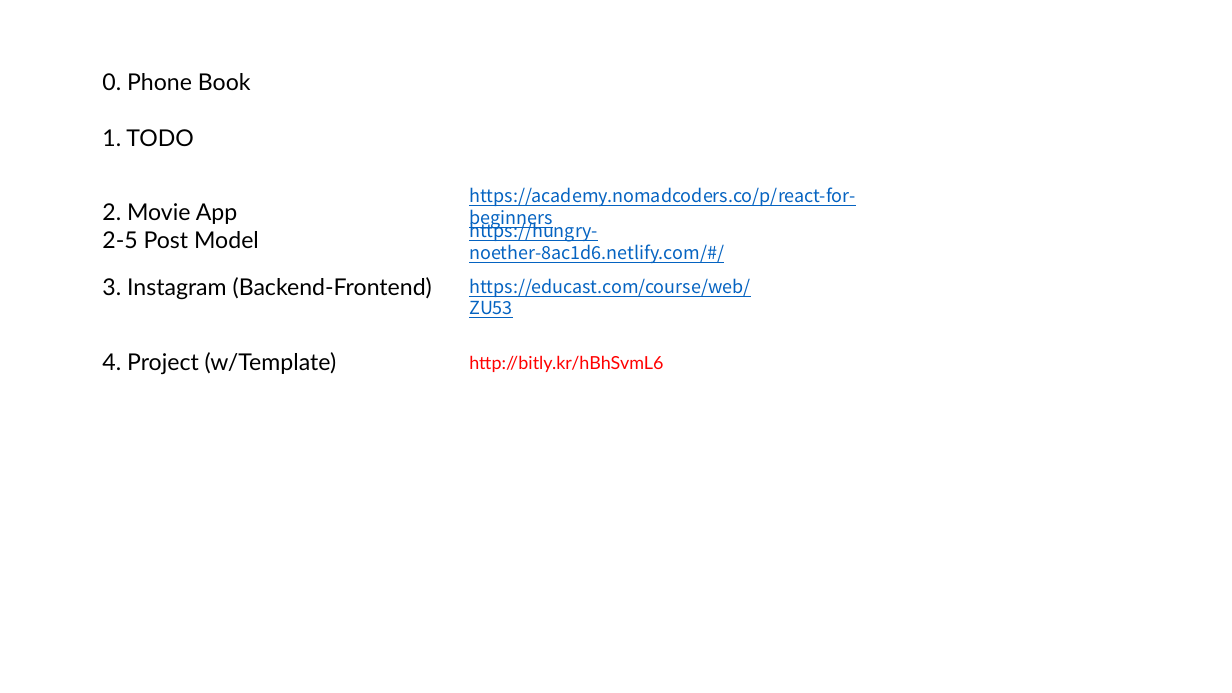
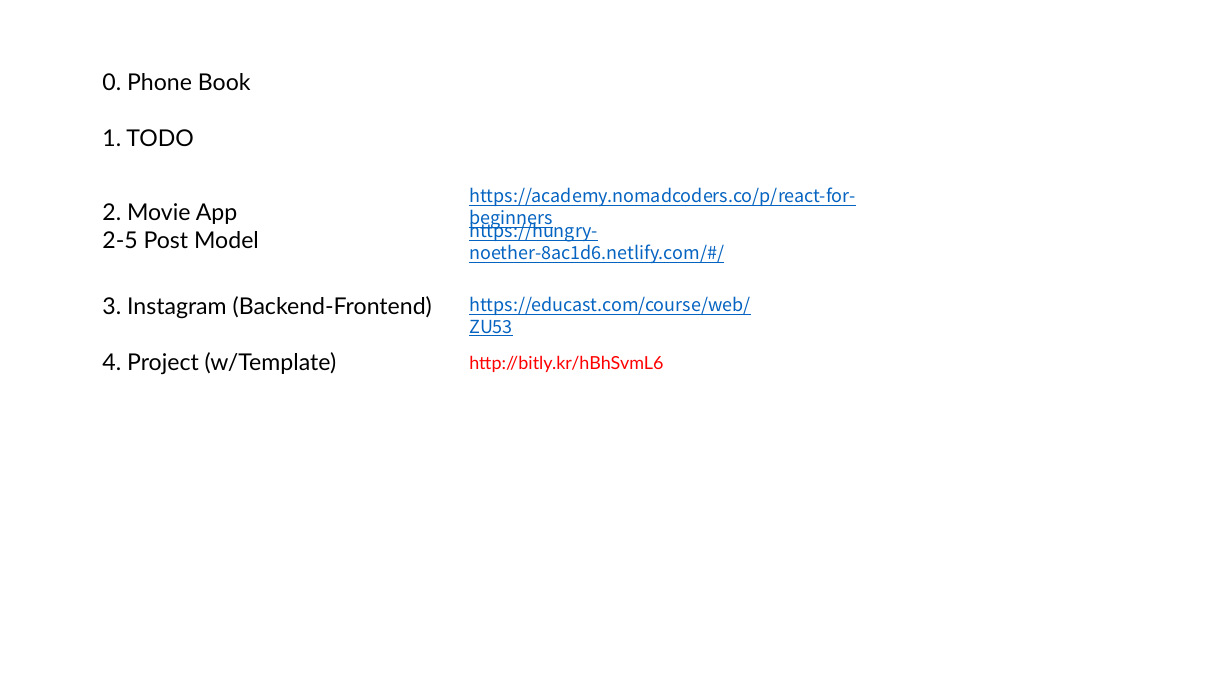
Before and after one commit to ctrl-z-won/Dev-Log, a slide deck: slide 10 of react/ctrlz5-0410.pptx. Drawn at 1232x693 pixels with LibreOffice and Linux fonts; fonts in the diff are those of the drawing. Boxes give left, top, right and bottom in pixels: in the first picture for what was removed or moved away, otherwise in the second. Text is boxed around its words. In the diff, an @@ line names an element or a change of style, - is before the commit and + after.

```diff
--- a/react/ctrlz5-0410.pptx
+++ b/react/ctrlz5-0410.pptx
@@ text "3. Instagram (Backend-Frontend)": place and size @@
-text "3. Instagram (Backend-Frontend)" at box(102, 277, 432, 300)
+text "3. Instagram (Backend-Frontend)" at box(102, 296, 432, 319)
@@ text "https://educast.com/course/web/ZU53": place and size @@
-text "https://educast.com/course/web/ZU53" at box(469, 278, 750, 318)
+text "https://educast.com/course/web/ZU53" at box(469, 296, 750, 336)
```
Also in this commit, not shown: 1 other slide changed, 1 other file.
